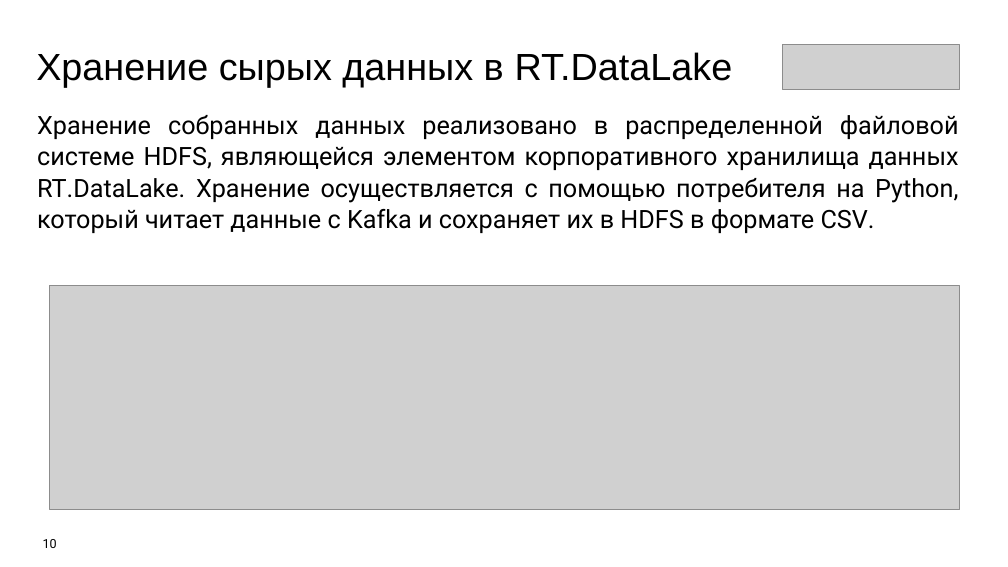
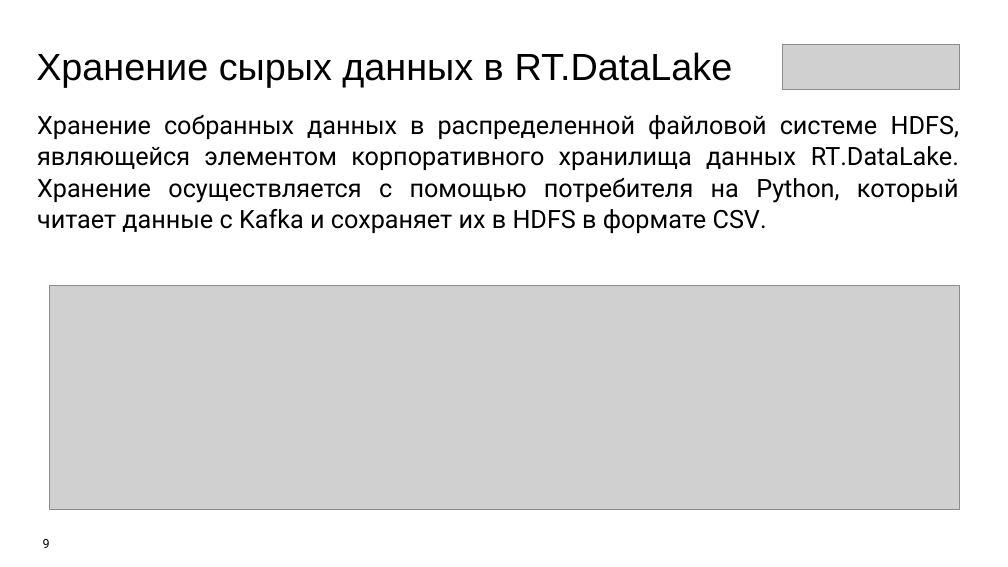
Before and after one commit to Olmeor/Data-engineer_Rostelecom_programming_school, a slide deck: slide 9 of Сertification/presentation.pptx (slide 10 before the commit). Drawn at 1008x567 pixels with LibreOffice and Linux fonts; fonts in the diff are those of the drawing; grey boxes stand for pictures. Boxes give left, top, right and bottom in pixels: in the first picture for what was removed or moved away, otherwise in the second. Text is boxed around its words. In the diff, an @@ line names an element or a change of style, - is before the commit and + after.

```diff
--- a/Сertification/presentation.pptx
+++ b/Сertification/presentation.pptx
@@ text at <box>37,115,959,233</box>: text changed @@
-Хранение собранных данных реализовано в распределенной файловой системе HDFS, являющейся элементом корпоративного хранилища данных RT.DataLake. Хранение осуществляется с помощью потребителя на Python, который читает данные с Kafka и сохраняет их в HDFS в формате CSV.
+Хранение собранных данных в распределенной файловой системе HDFS, являющейся элементом корпоративного хранилища данных RT.DataLake. Хранение осуществляется с помощью потребителя на Python, который читает данные с Kafka и сохраняет их в HDFS в формате CSV.
@@ page number at <box>43,539,50,548</box>: text changed @@
-10
+9
```
Also in this commit, not shown: 6 other slides changed, 5 slides added, 5 slides removed, 1 other file.
